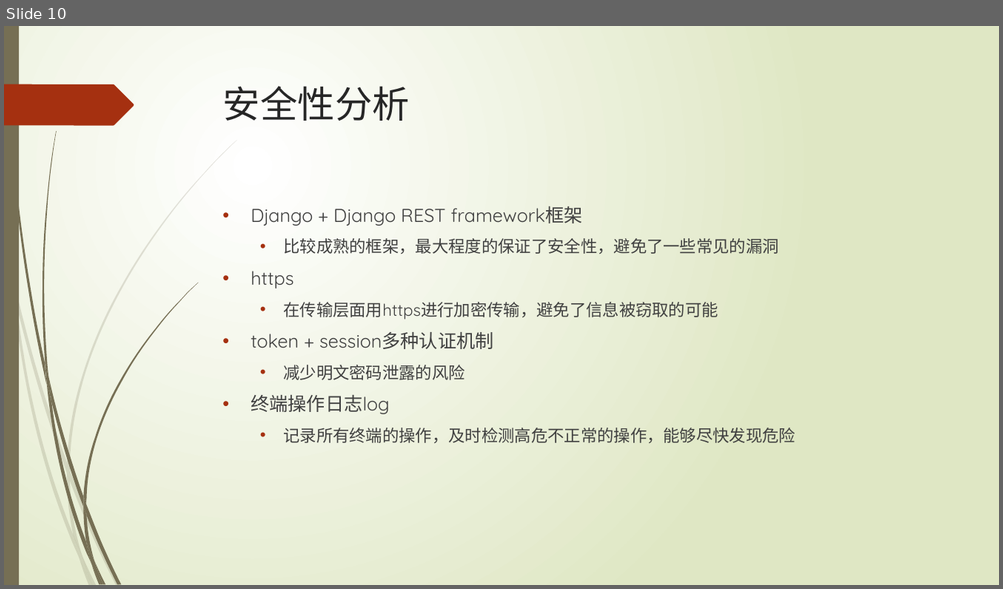
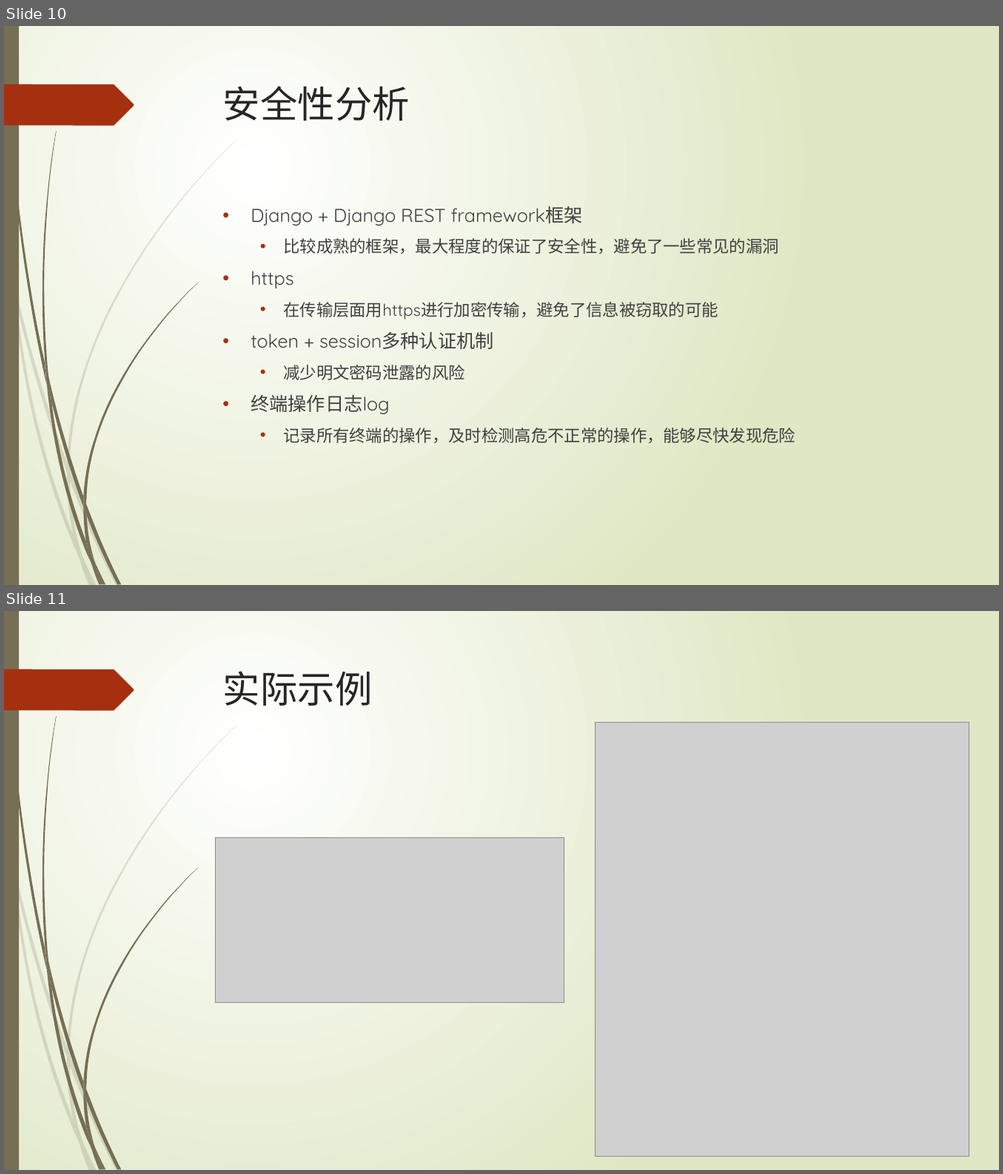
Before and after one commit to lizeyan/Card, a slide deck: pre.pptx. Shown one above the other, each under a label of ours: slide 10 before the commit, slides 10 and 11 after it. The pictures are 1003x589 and 1003x1174 pixels, drawn with LibreOffice and Linux fonts; fonts in the diff are those of the drawing; grey boxes stand for pictures. Boxes give left, top, right and bottom in pixels: in the first picture for what was removed or moved away, otherwise in the second. Text is boxed around its words. In the diff, an @@ line names an element or a change of style, - is before the commit and + after.

Commit message:
add some pic

```diff
--- a/pre.pptx
+++ b/pre.pptx
@@ slide 11 added at <box>4,611,999,1170</box>, background gradient #FFFFFF to #DFE8C4; not listed: 24 template elements that a slide beside it also shows @@
@@ title added at <box>223,671,373,706</box>, 36 pt, text #262626 @@
+实际示例
@@ picture added at <box>595,722,969,1157</box> @@
@@ picture added at <box>216,838,564,1002</box> @@
```
